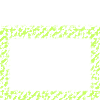
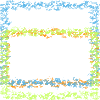
Comparing the layer stacks of the two 100px x 100px images. Changes:
removed layer "Layer 3" over [0, 23, 100, 100]
added layer "Layer 6" above "Layer 5" over [0, 26, 100, 100]
added layer "Layer 5" above "Shape 1" over [0, 0, 100, 90]
added layer "Layer 4" above "Back" over [0, 26, 100, 89]
